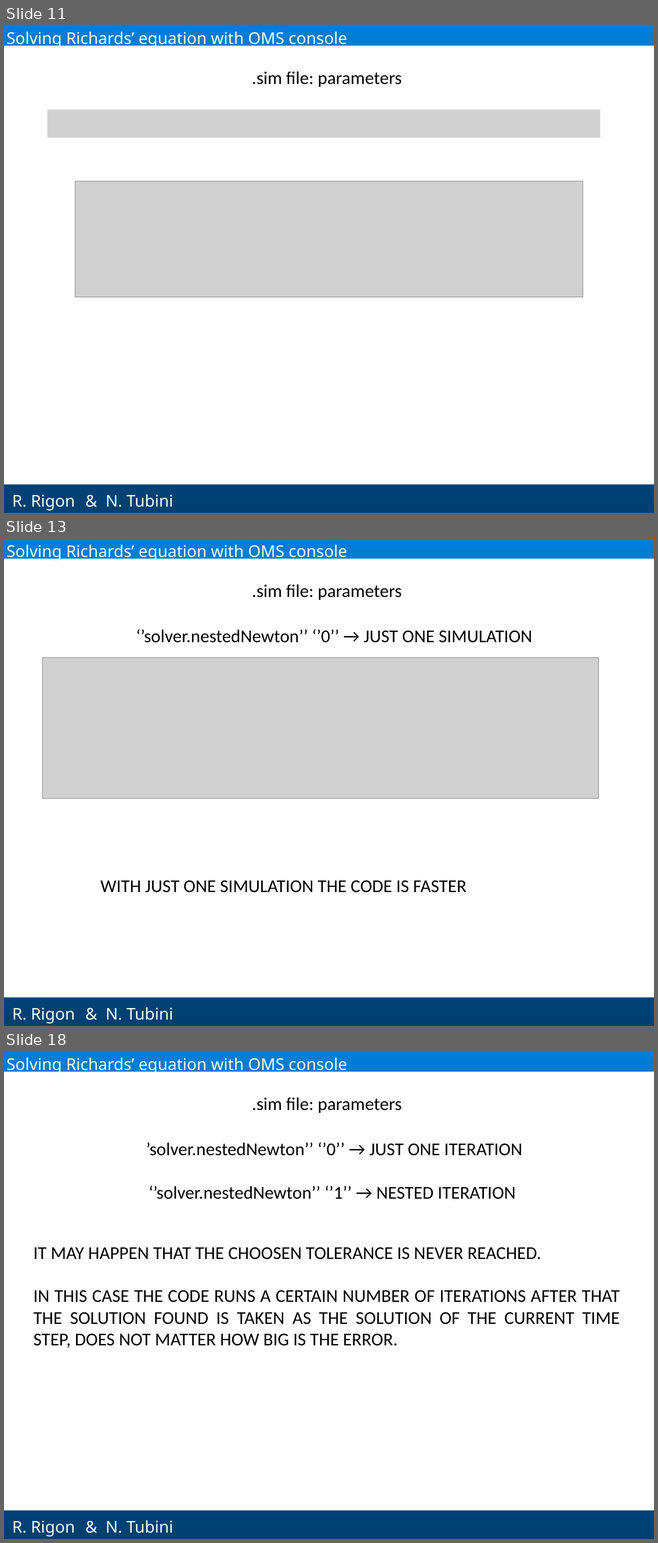
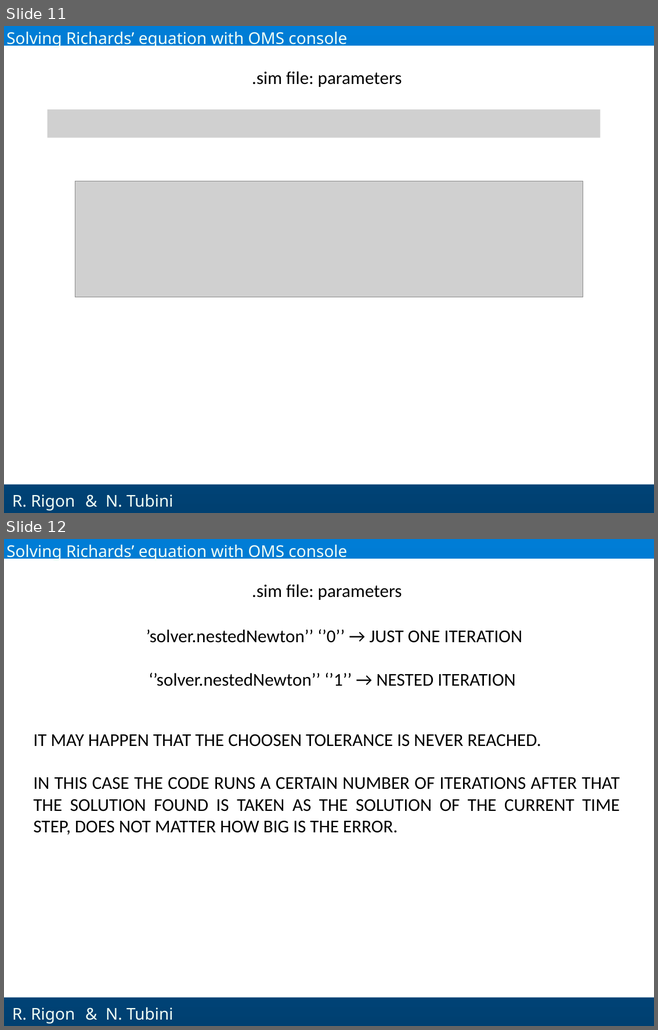
Before and after one commit to GEOframeOMSProjects/OMS_Project_Richards1D, a slide deck: Materials/Richards_English.pptx. Shown one above the other, each under a label of ours: slides 11, 13 and 18 before the commit, slides 11 and 12 after it; the slides between them are not shown. The pictures are 658x1543 and 658x1030 pixels, drawn with LibreOffice and Linux fonts; fonts in the diff are those of the drawing; grey boxes stand for pictures; background and template pictures are left out. Boxes give left, top, right and bottom in pixels: in the first picture for what was removed or moved away, otherwise in the second. Text is boxed around its words. In the diff, an @@ line names an element or a change of style, - is before the commit and + after.

```diff
--- a/Materials/Richards_English.pptx
+++ b/Materials/Richards_English.pptx
@@ slide 13 removed at (4,539,654,1026), background gradient #007DD6 to #004071; not listed: 2 template elements that a slide beside it also shows @@
@@ text removed at (6,544,347,561) @@
-Solving Richards’ equation with OMS console
@@ text removed at (252,584,402,600) @@
-.sim file: parameters
@@ text removed at (136,629,532,643) @@
-‘’solver.nestedNewton’’ ‘’0’’ → JUST ONE SIMULATION
@@ picture removed at (43,657,598,798) @@
@@ text removed at (100,880,466,893) @@
-WITH JUST ONE SIMULATION THE CODE IS FASTER
@@ text removed at (106,1007,173,1020) @@
-& N. Tubini
@@ what was slide 18 is now slide 12 @@
```
Also in this commit, not shown: 3 slides changed, 9 other slides removed.
